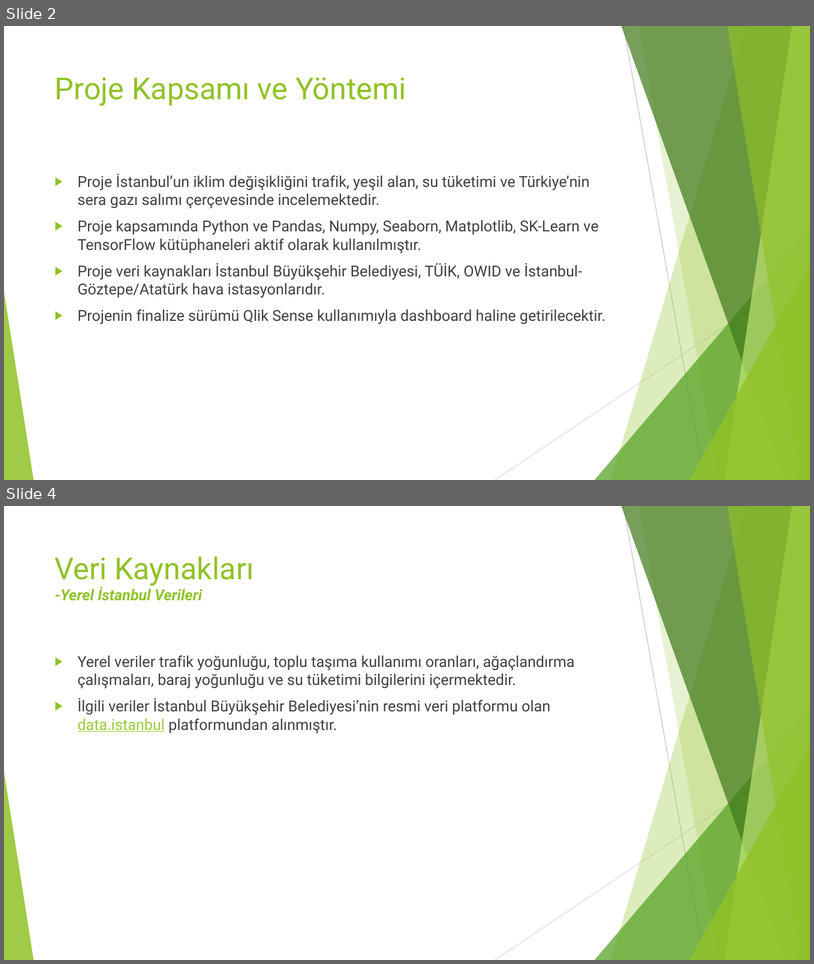
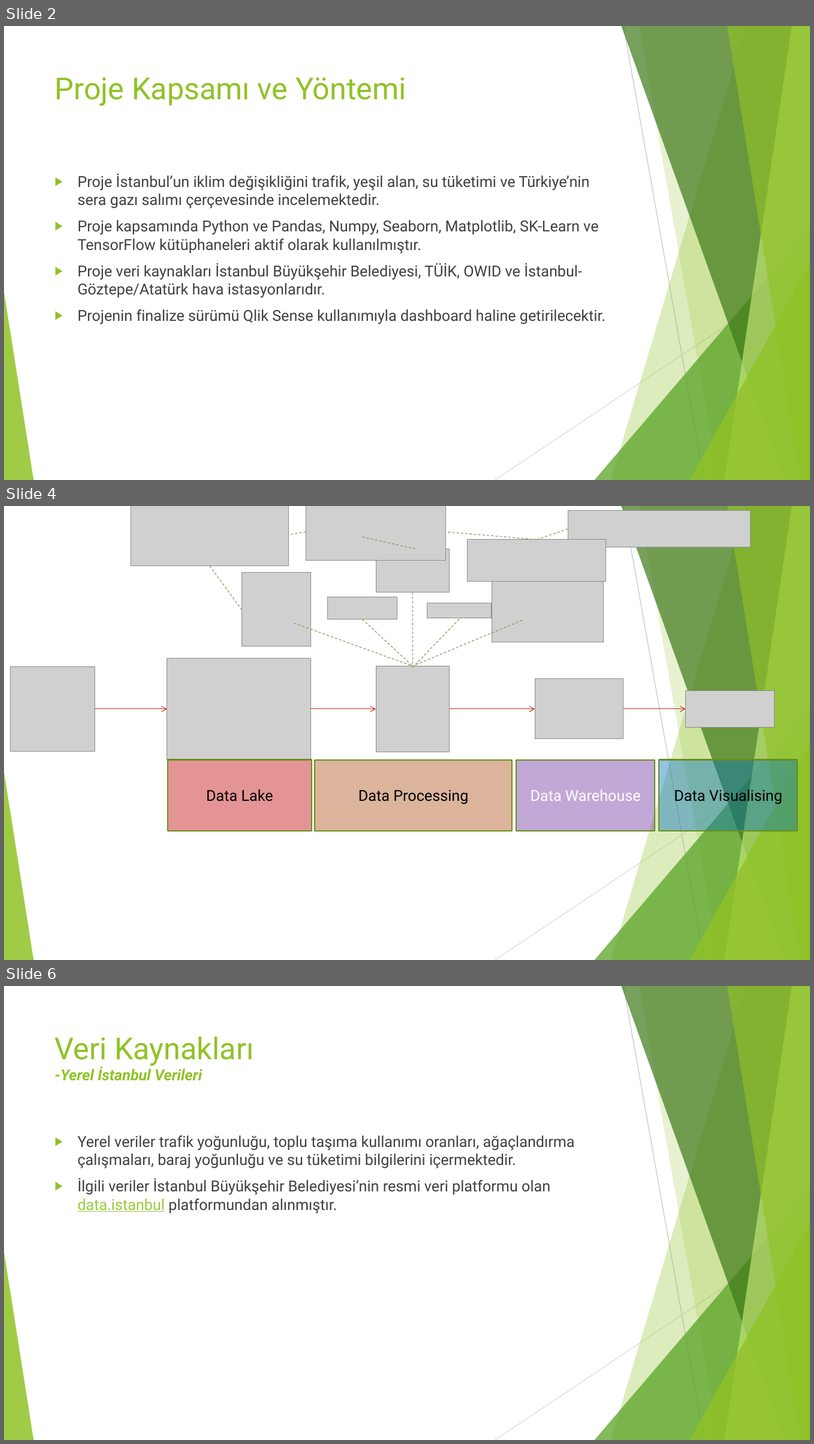
Before and after one commit to vulonviing/ibb-climate-change, a slide deck: İklim Değişikliği ve İstanbul.pptx. Shown one above the other, each under a label of ours: slides 2 and 4 before the commit, slides 2, 4 and 6 after it; the slides between them are not shown. The pictures are 814x964 and 814x1444 pixels, drawn with LibreOffice and Linux fonts; fonts in the diff are those of the drawing; grey boxes stand for pictures. Boxes give left, top, right and bottom in pixels: in the first picture for what was removed or moved away, otherwise in the second. Text is boxed around its words. In the diff, an @@ line names an element or a change of style, - is before the commit and + after.

```diff
--- a/İklim Değişikliği ve İstanbul.pptx
+++ b/İklim Değişikliği ve İstanbul.pptx
@@ slide 4 added at (4, 506, 810, 960), background #FFFFFF; not listed: 10 template elements that a slide beside it also shows @@
@@ picture added at (131, 506, 289, 566) @@
@@ picture added at (306, 506, 446, 561) @@
@@ picture added at (569, 511, 751, 547) @@
@@ line added from (306, 532) to (289, 534), #918655 0.75 pt dashed @@
@@ line added from (363, 537) to (416, 549), #918655 0.75 pt dashed @@
@@ line added from (537, 540) to (446, 532), #918655 0.75 pt dashed @@
@@ picture added at (468, 540, 606, 582) @@
@@ line added from (569, 529) to (537, 540), #918655 0.75 pt dashed @@
@@ picture added at (376, 549, 450, 592) @@
@@ line added from (210, 566) to (242, 609), #918655 0.75 pt dashed @@
@@ picture added at (242, 573, 311, 646) @@
@@ line added from (413, 592) to (413, 666), #918655 0.75 pt dashed @@
@@ picture added at (492, 579, 603, 642) @@
@@ picture added at (327, 597, 397, 620) @@
@@ picture added at (428, 603, 492, 618) @@
@@ line added from (294, 623) to (413, 666), #918655 0.75 pt dashed @@
@@ line added from (363, 619) to (413, 666), #918655 0.75 pt dashed @@
@@ line added from (459, 619) to (413, 667), #918655 0.75 pt dashed @@
@@ line added from (522, 621) to (413, 666), #918655 0.75 pt dashed @@
@@ picture added at (11, 667, 95, 751) @@
@@ picture added at (167, 658, 311, 759) @@
@@ picture added at (376, 666, 450, 752) @@
@@ picture added at (535, 679, 624, 739) @@
@@ picture added at (686, 691, 776, 727) @@
@@ arrow added from (95, 709) to (167, 709), #C42F1A 0.75 pt @@
@@ arrow added from (311, 709) to (376, 709), #C42F1A 0.75 pt @@
@@ arrow added from (450, 709) to (535, 709), #C42F1A 0.75 pt @@
@@ arrow added from (624, 709) to (686, 709), #C42F1A 0.75 pt @@
@@ rectangle added at (168, 759, 312, 830), fill #C00000 at 42% opacity, outline #6B901C 1.5 pt, 18 pt, text #000000 @@
+Data Lake
@@ rectangle added at (315, 759, 512, 830), fill #AD4C12 at 42% opacity, outline #6B901C 1.5 pt, 18 pt, text #000000 @@
+Data Processing
@@ rectangle added at (516, 759, 655, 830), fill #7030A0 at 42% opacity, outline #6B901C 1.5 pt, 18 pt, text #FFFFFF @@
+Data Warehouse
@@ rectangle added at (660, 759, 798, 830), fill #0070C0 at 42% opacity, outline #6B901C 1.5 pt, 18 pt, text #000000 @@
+Data Visualising
@@ what was slide 4 is now slide 6 @@
```
Also in this commit, not shown: 3 slides changed, 7 other slides added, 31 other files.
